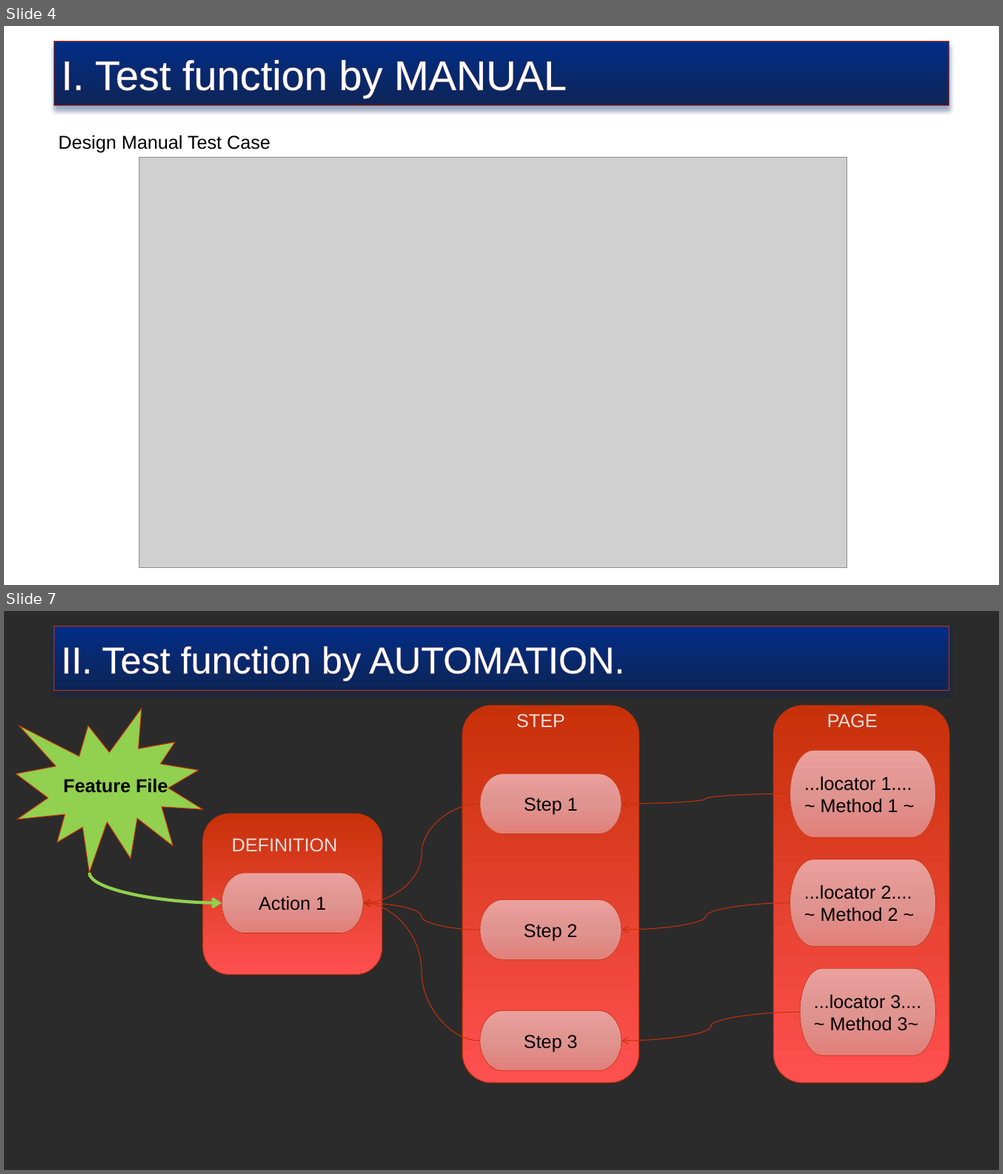
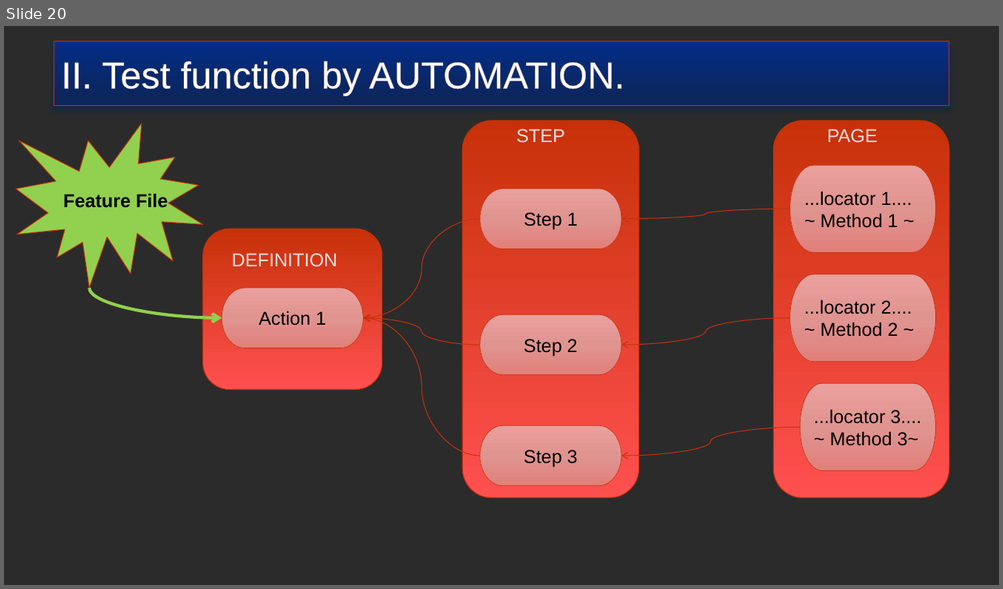
Before and after one commit to truyenkv/sharing, a slide deck: Sharing.pptx. Shown one above the other, each under a label of ours: slides 4 and 7 before the commit, slide 20 after it; the slides between them are not shown. The pictures are 1003x1174 and 1003x589 pixels, drawn with LibreOffice and Linux fonts; fonts in the diff are those of the drawing; grey boxes stand for pictures; background and template pictures are left out; a plain dark background stands for a picture behind light text. Boxes give left, top, right and bottom in pixels: in the first picture for what was removed or moved away, otherwise in the second. Text is boxed around its words. In the diff, an @@ line names an element or a change of style, - is before the commit and + after.

```diff
--- a/Sharing.pptx
+++ b/Sharing.pptx
@@ slide 4 removed at (x1=4, y1=26, x2=999, y2=585), background picture (left out) @@
@@ rectangle removed at (x1=54, y1=42, x2=949, y2=106) @@
-I. Test function by MANUAL
@@ text removed at (x1=58, y1=135, x2=270, y2=153) @@
-Design Manual Test Case
@@ picture removed at (x1=139, y1=157, x2=846, y2=568) @@
@@ what was slide 7 is now slide 20 @@
```
Also in this commit, not shown: 5 slides changed, 15 slides added.
